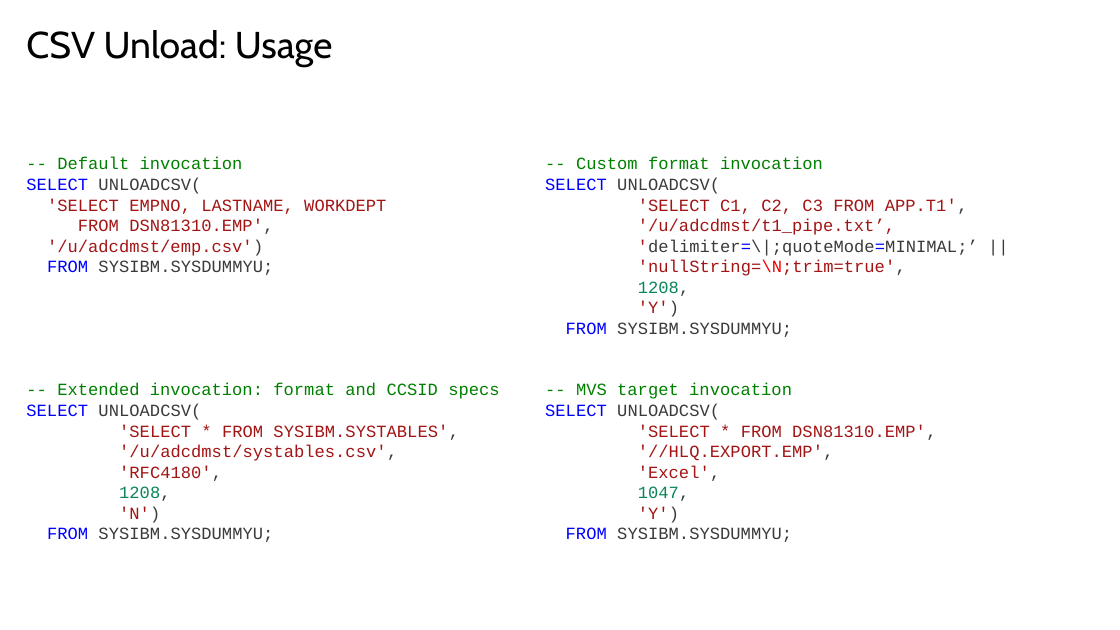
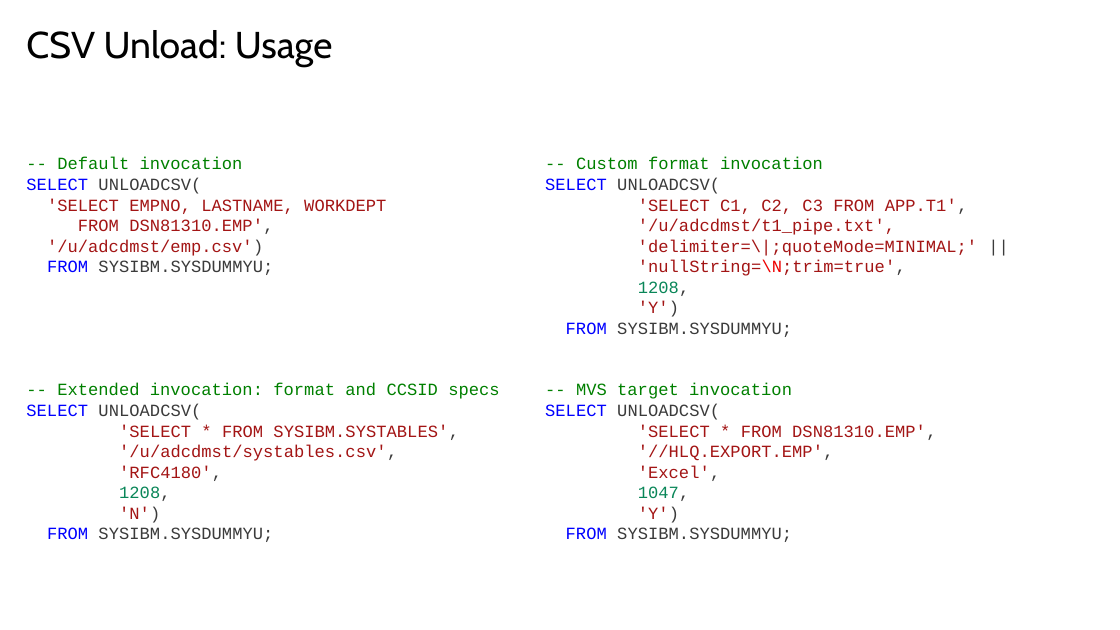
Before and after one commit to de103252/Db2_Routines, a slide deck: slide 16 of Db2 Routines Presentation.pptx. Drawn at 1120x630 pixels with LibreOffice and Linux fonts; fonts in the diff are those of the drawing; background and template pictures are left out. Boxes give left, top, right and bottom in pixels: in the first picture for what was removed or moved away, otherwise in the second. Text is boxed around its words. In the diff, an @@ line names an element or a change of style, - is before the commit and + after.

```diff
--- a/Db2 Routines Presentation.pptx
+++ b/Db2 Routines Presentation.pptx
@@ text at (638, 218, 978, 256): text changed; text colour #3B3B3B to #A31515 @@
-'/u/adcdmst/t1_pipe.txt’,
-'delimiter=\|;quoteMode=MINIMAL;’ ||
+'/u/adcdmst/t1_pipe.txt',
+'delimiter=\|;quoteMode=MINIMAL;' ||
```
Also in this commit, not shown: 2 other slides changed, 4 other files.
